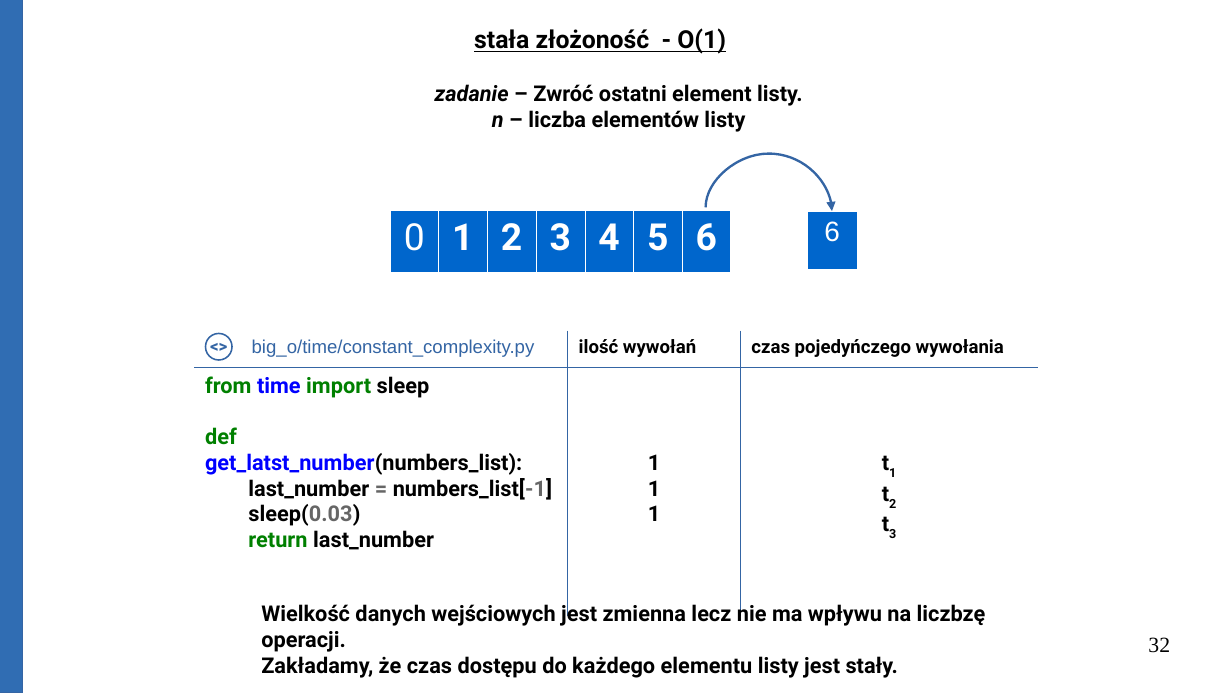
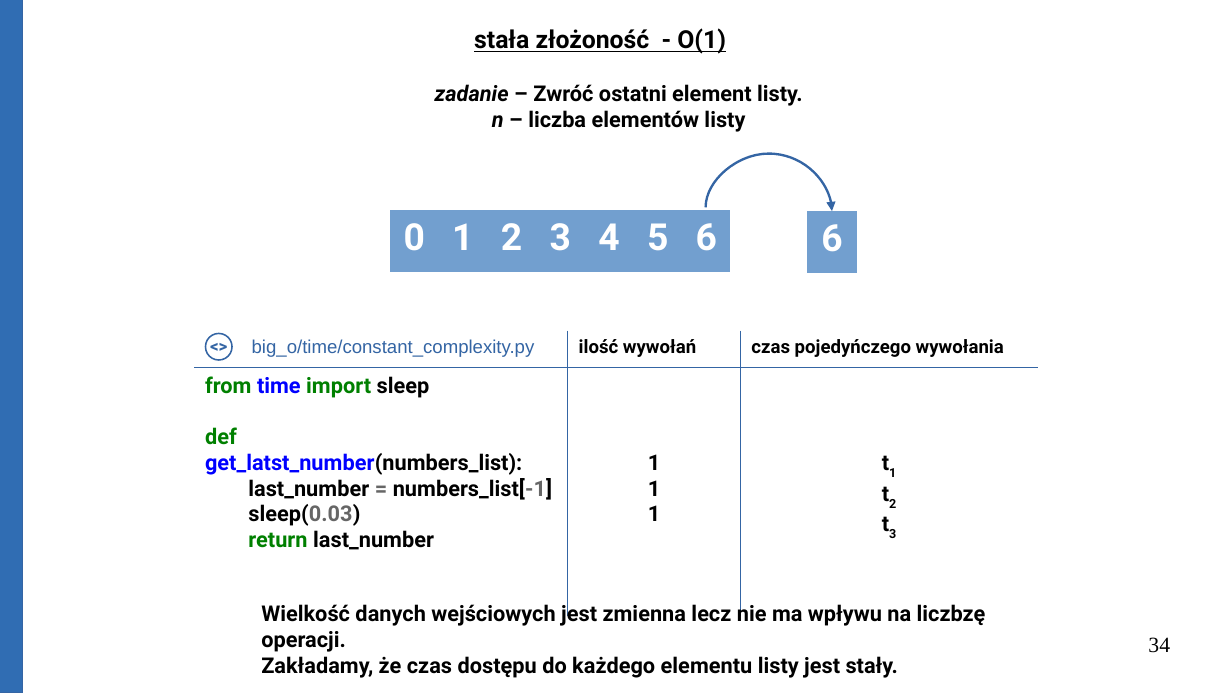
Before and after one commit to Michael-Wisniewski/algorithmic-workshop, a slide deck: slide 34 of Big_O.odp (slide 32 before the commit). Drawn at 1232x693 pixels with LibreOffice and Linux fonts; fonts in the diff are those of the drawing. Boxes give left, top, right and bottom in pixels: in the first picture for what was removed or moved away, otherwise in the second. Text is boxed around its words. In the diff, an @@ line names an element or a change of style, - is before the commit and + after.

```diff
--- a/Big_O.odp
+++ b/Big_O.odp
@@ table at (390, 210, 733, 268) @@
@@ fill #0066CC to #729FCF in row 1 @@
@@ bold on in "0" @@
@@ borders changed @@
@@ table at (807, 211, 856, 269) @@
@@ fill #0066CC to #729FCF in row 1, column 1 @@
@@ size 18 to 24 pt, font Arial to Roboto, bold on @@
@@ borders changed @@
@@ page number at (1148, 637, 1170, 653): text changed @@
-32
+34
```
Also in this commit, not shown: 24 other slides changed, 16 slides added, 1 other file.
